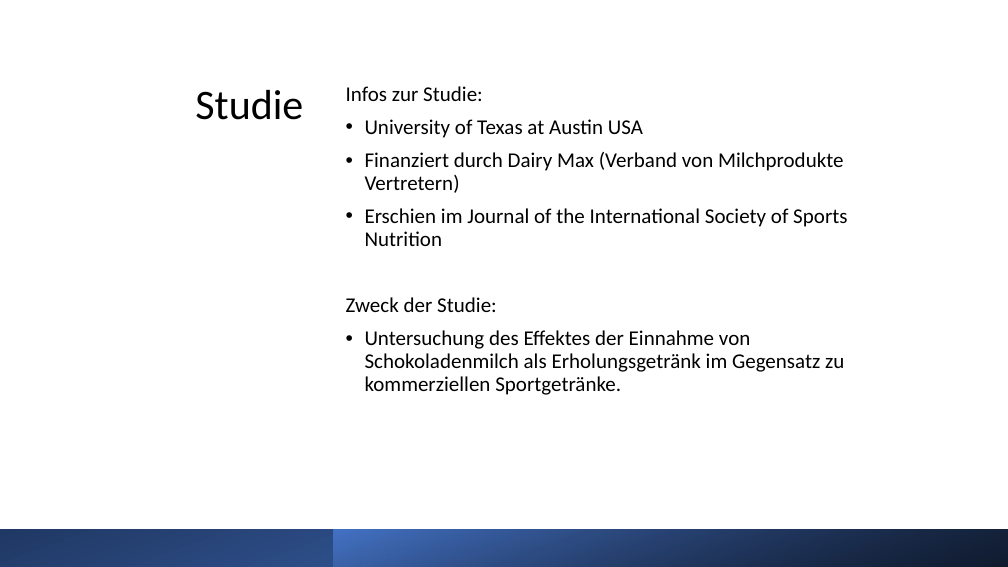
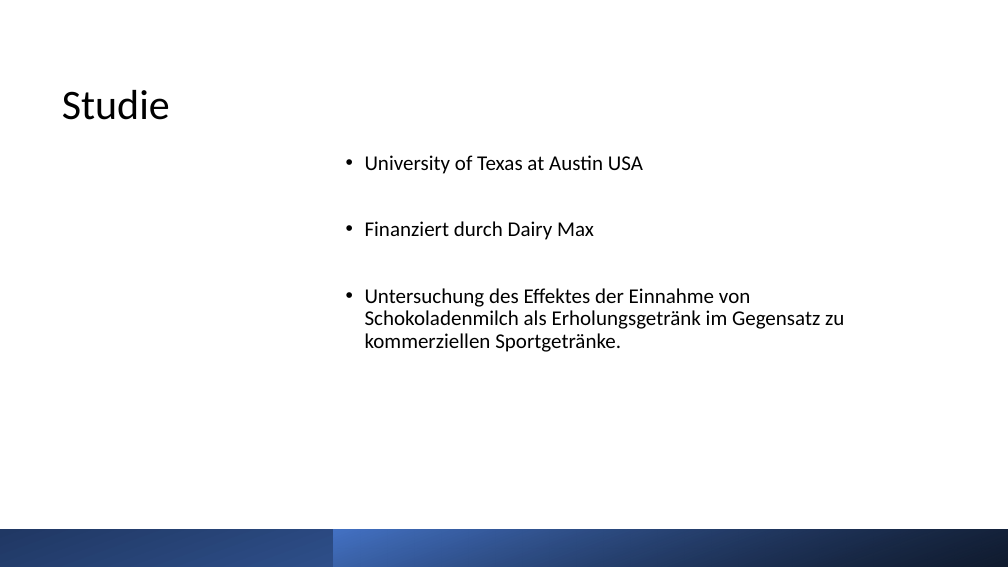
Before and after one commit to buehlpa/ChocolateMilkStudy, a slide deck: slide 5 of pp.pptx. Drawn at 1008x567 pixels with LibreOffice and Linux fonts; fonts in the diff are those of the drawing. Boxes give left, top, right and bottom in pixels: in the first picture for what was removed or moved away, otherwise in the second. Text is boxed around its words. In the diff, an @@ line names an element or a change of style, - is before the commit and + after.

```diff
--- a/pp.pptx
+++ b/pp.pptx
@@ title "Studie" at [62, 90, 170, 120]: alignment right to left @@
@@ text at [346, 86, 483, 101]: paragraph removed @@
-Infos zur Studie:
@@ text at [365, 221, 594, 240]: text changed @@
-• Finanziert durch Dairy Max (Verband von Milchprodukte Vertretern)
-• Erschien im Journal of the International Society of Sports Nutrition
-Zweck der Studie:
+• Finanziert durch Dairy Max
```
Also in this commit, not shown: 7 other slides changed, 8 slides added, 4 slides removed, 5 other files.
